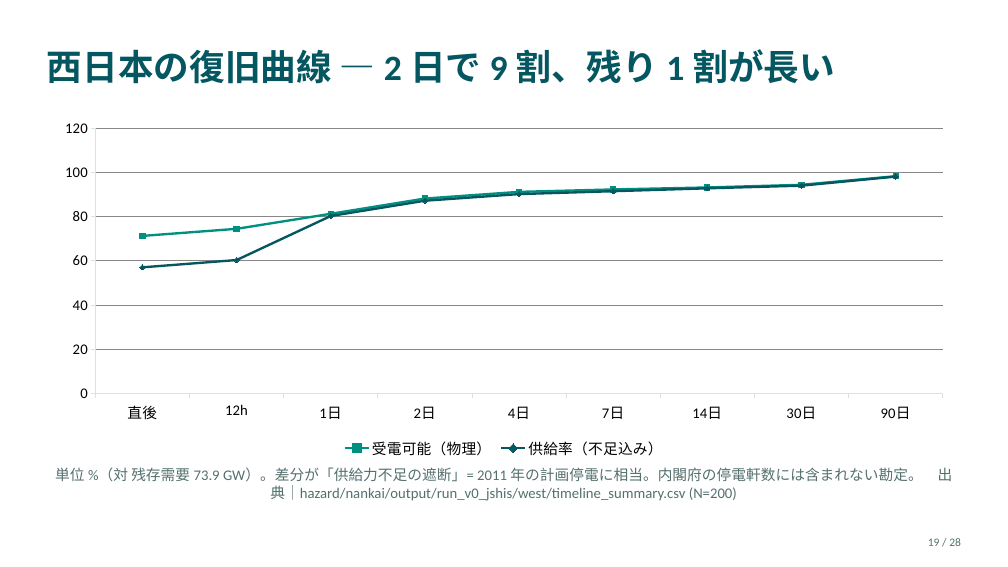
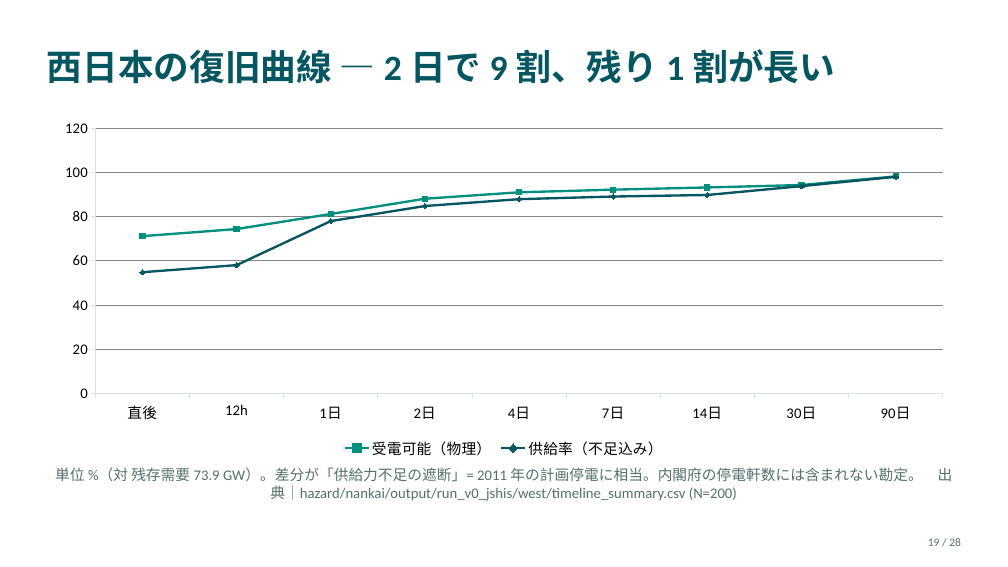
Before and after one commit to lutelute/All-Japan-Grid, a slide deck: slide 19 of docs/slides/nankai/nankai_hazard_v0_2026-09-13.pptx. Drawn at 1008x567 pixels with LibreOffice and Linux fonts; fonts in the diff are those of the drawing. Boxes give left, top, right and bottom in pixels: in the first picture for what was removed or moved away, otherwise in the second. Text is boxed around its words. In the diff, an @@ line names an element or a change of style, - is before the commit and + after.

```diff
--- a/docs/slides/nankai/nankai_hazard_v0_2026-09-13.pptx
+++ b/docs/slides/nankai/nankai_hazard_v0_2026-09-13.pptx
@@ line chart at <box>47,112,961,462</box> @@
-供給率（不足込み）: 57, 60, 80, 87, 90, 91, 93, 94, 98
+供給率（不足込み）: 55, 58, 78, 85, 88, 89, 90, 94, 98
```
Also in this commit, not shown: 5 other slides changed, 53 other files.
